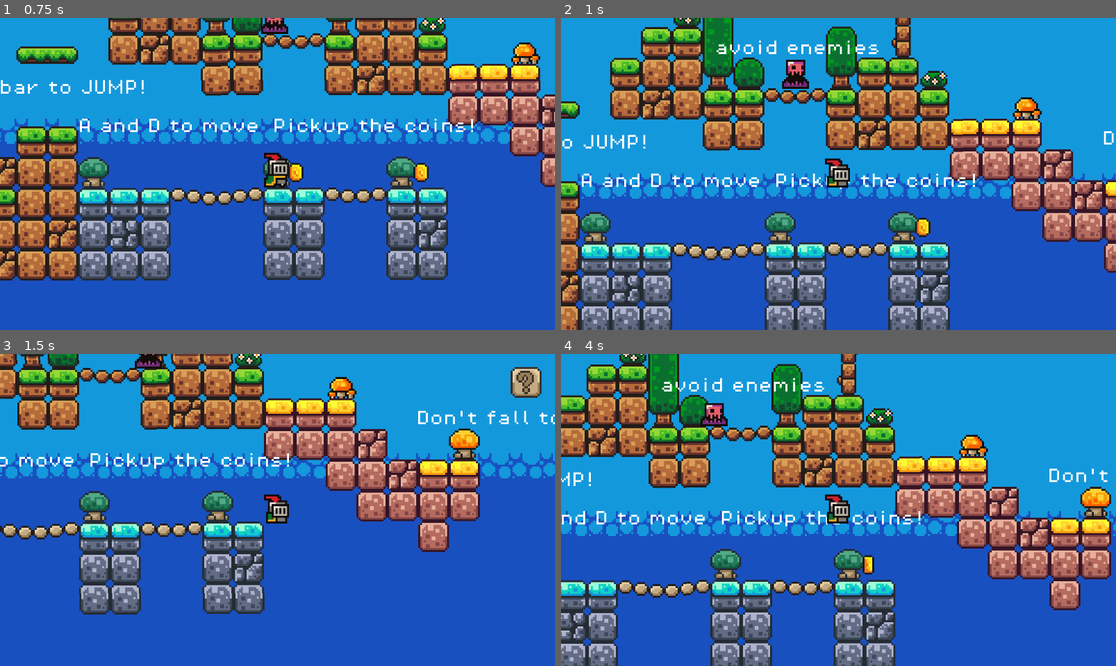
Above: before the commit, frames 1-4 (two rows, left to right).
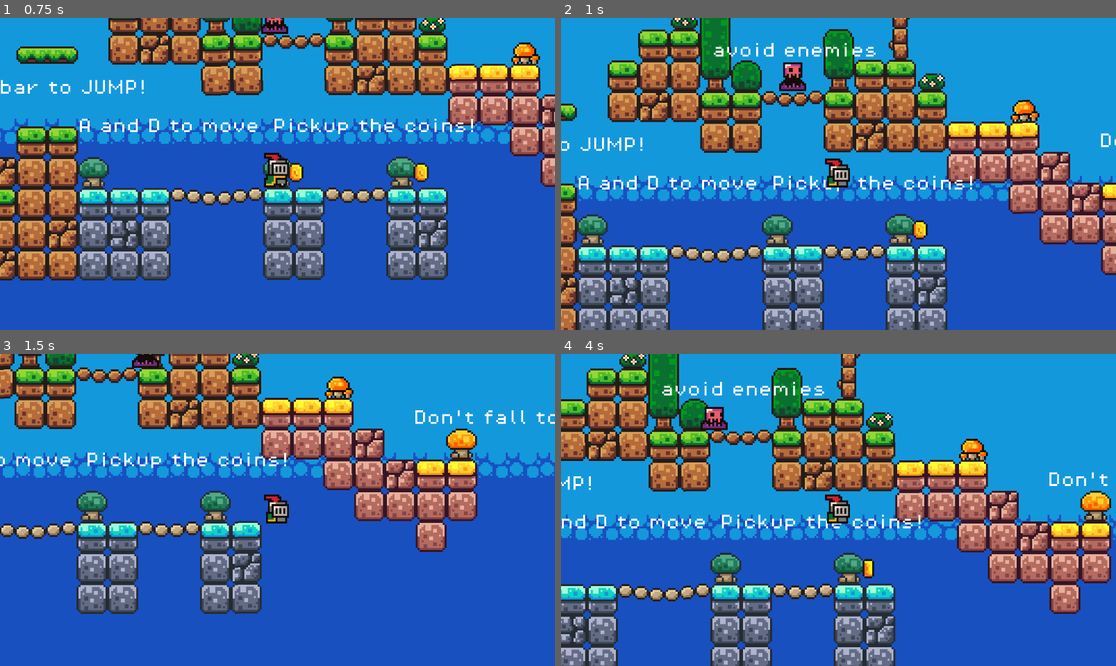
Above: after the commit, the same moments.

Repository: jordonbigelow/Brackeys-Godot-Platformer-Tutorial
Game: Godot game, scene res://scenes/game.tscn
Same seed, same stepped clock (60 frames per second), same inputs: the game is played once before the commit and once after it.
Inputs (mouse positions are in pixels of both pictures, inside the frame that each line leads up to):
- Up to frame 1 (0.75 s): tap Enter at 0.5, 0.6 s; move the mouse to (399, 158) at 0.52 s; hold D (move_right) from 0.53 s (still down); click (399, 158) at 0.67 s
- Up to frame 2 (1 s): keep holding D (move_right); tap Space (jump) at 0.77 s
- Up to frame 3 (1.5 s): keep holding D (move_right); move the mouse to (166, 525) at 1.27 s; tap F at 1.35 s
- Up to frame 4 (4 s): tap Space (jump) at 1.52, 3.02, 3.77 s; move the mouse to (894, 441) at 2.02 s; release D (move_right) at 2.03 s; hold A (move_left) 2.03-2.78 s; tap Enter at 2.1, 3.6 s; move the mouse to (810, 572) at 2.77 s; hold D (move_right) from 2.78 s (still down); tap F at 2.85 s; click (810, 572) at 2.92 s; move the mouse to (1005, 556) at 3.52 s

Frame 1 is identical in both runs. In frame 2, 33% of the frame differs, in the area x 0-100%, y 0-100%; in frame 3, 19%; in frame 4, 29%.

Commit message:
very helpful commit message

Diff:
--- a/scenes/game.tscn
+++ b/scenes/game.tscn
@@ -347,7 +347,7 @@
 use_parent_material = true
 position = Vector2(55, 118)
 rotation = -0.00206187
-tile_map_data = PackedByteArray("AAD8/wIAAAAAAAAAAAD9/wIAAAA …(2144 unchanged characters)… EAAEAAAAeAPX/AAAEAAAAAAAfAPX/AAAEAAAAAAAXAP3/AAADAAIAAAAUAP3/AAADAAIAAAA=")
+tile_map_data = PackedByteArray("AAD8/wIAAAAAAAAAAAD9/wIAAAA …(2144 unchanged characters)… EAAEAAAAeAPX/AAAEAAAAAAAfAPX/AAAEAAAAAAA=")
 tile_set = SubResource("TileSet_pggua")
 
 [node name="Player" parent="." instance=ExtResource("1_pucyq")]
--- a/scenes/player.tscn
+++ b/scenes/player.tscn
@@ -170,7 +170,7 @@
 
 [sub_resource type="CapsuleShape2D" id="CapsuleShape2D_3l7ji"]
 radius = 5.0
-height = 16.0
+height = 14.0
 
 [node name="Player" type="CharacterBody2D"]
 z_index = 1
@@ -185,5 +185,5 @@
 frame_progress = 0.332083
 
 [node name="CollisionShape2D" type="CollisionShape2D" parent="."]
-position = Vector2(0, -8)
+position = Vector2(0, -7)
 shape = SubResource("CapsuleShape2D_3l7ji")
--- a/scripts/coin.gd
+++ b/scripts/coin.gd
@@ -1,6 +1,6 @@
 extends Area2D
 
 
-func _on_body_entered(body: Node2D) -> void:
+func _on_body_entered(_body: Node2D) -> void:
 	%"Game Manager".add_point()
 	$AnimationPlayer.play("pick_up")
Not shown, added: .DS_Store
Not shown, added: .gitattributes
Not shown, added: .gitignore
